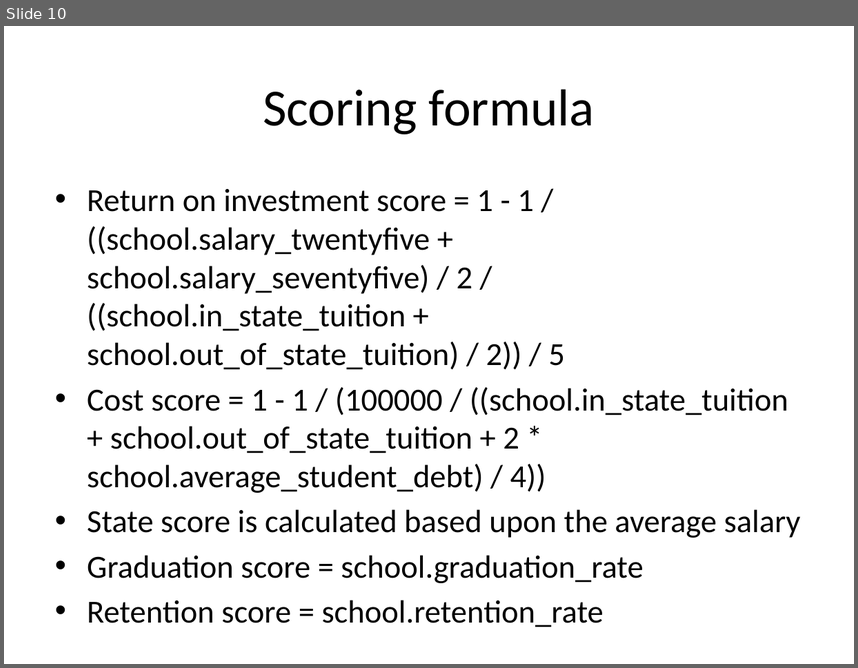
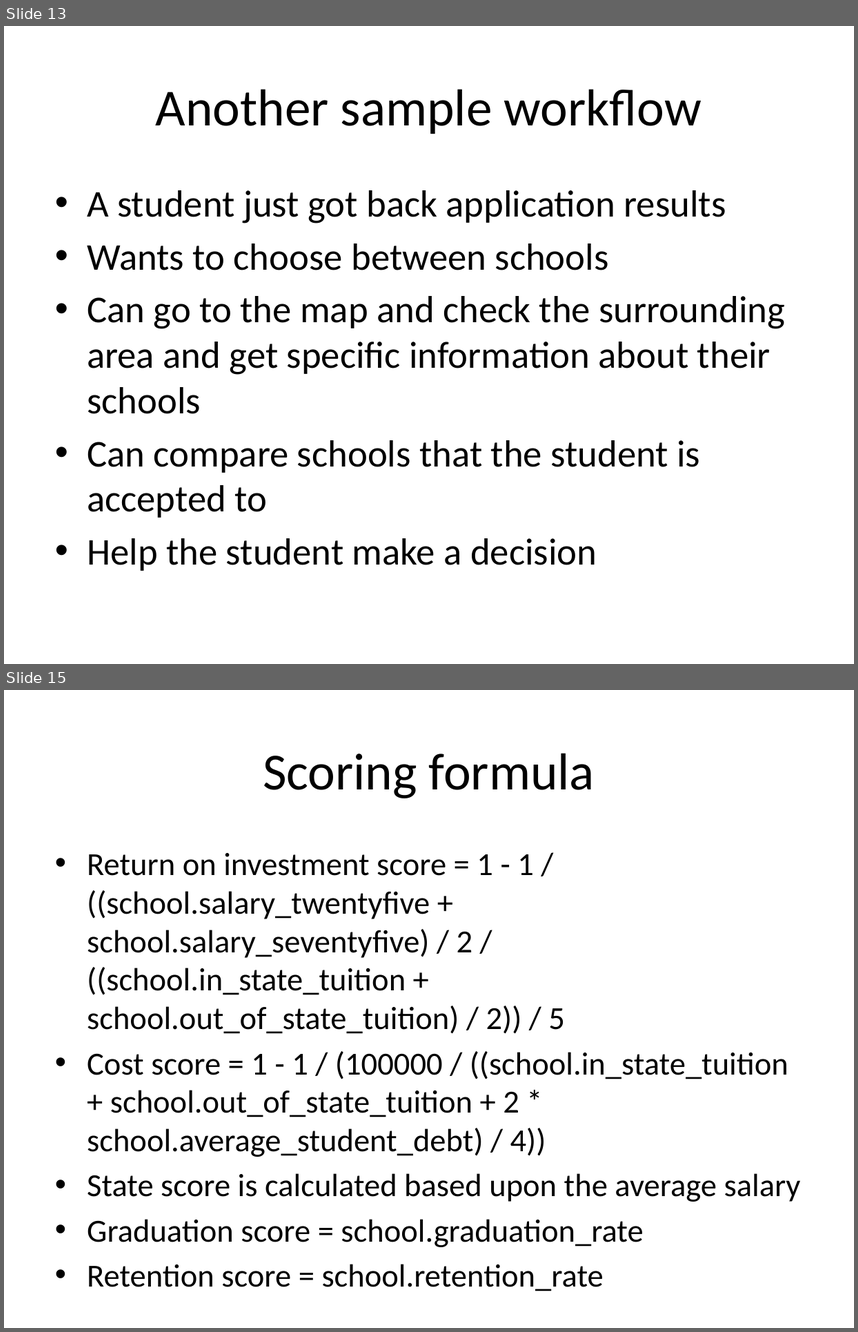
Before and after one commit to vince-xie/College-Costs, a slide deck: DatabasesProject.pptx. Shown one above the other, each under a label of ours: slide 10 before the commit, slides 13 and 15 after it; the slides between them are not shown. The pictures are 858x668 and 858x1332 pixels, drawn with LibreOffice and Linux fonts; fonts in the diff are those of the drawing. Boxes give left, top, right and bottom in pixels: in the first picture for what was removed or moved away, otherwise in the second. Text is boxed around its words. In the diff, an @@ line names an element or a change of style, - is before the commit and + after.

```diff
--- a/DatabasesProject.pptx
+++ b/DatabasesProject.pptx
@@ slide 13 added at bbox=[4, 26, 854, 664], background #FFFFFF @@
@@ title added at bbox=[156, 89, 702, 134], 44 pt, text #000000 @@
+Another sample workflow
@@ text added at bbox=[87, 190, 785, 570], 32 pt, text #000000 @@
+• A student just got back application results
+• Wants to choose between schools
+• Can go to the map and check the surrounding area and get specific information about their schools
+• Can compare schools that the student is accepted to
+• Help the student make a decision
@@ what was slide 10 is now slide 15 @@
```
Also in this commit, not shown: 5 slides changed, 4 other slides added, 3 other files.
